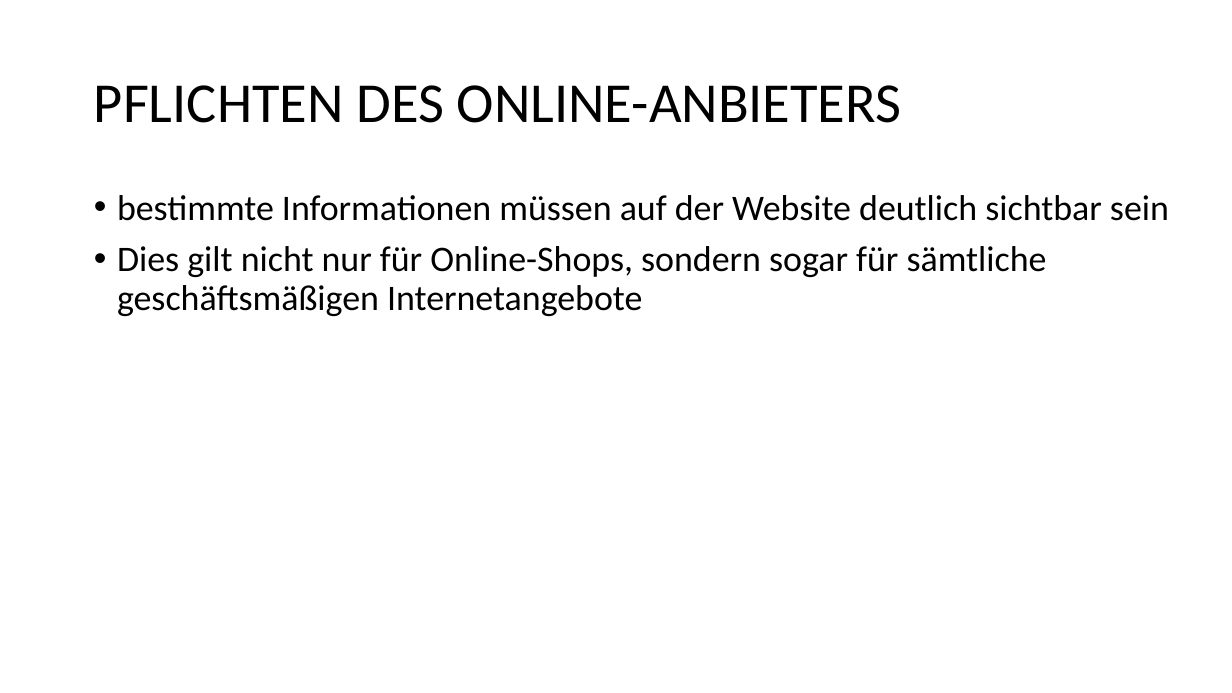
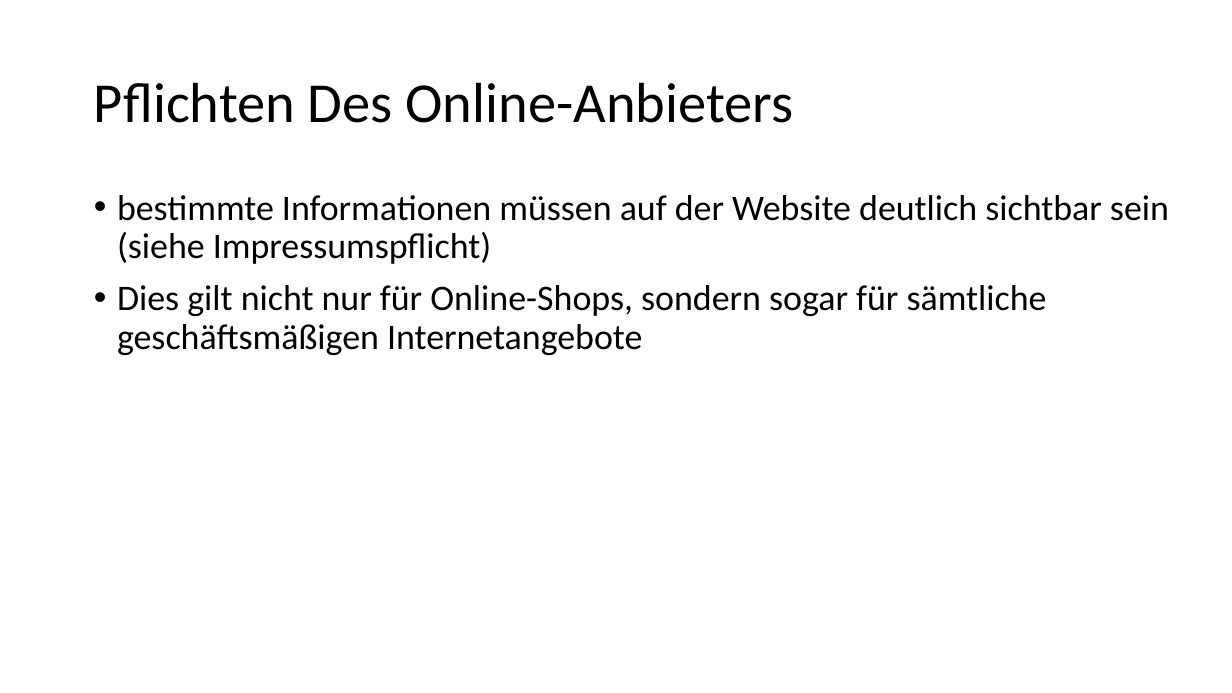
Before and after one commit to BenniGER/homework, a slide deck: slide 8 of e-commerce1.pptx. Drawn at 1232x693 pixels with LibreOffice and Linux fonts; fonts in the diff are those of the drawing. Boxes give left, top, right and bottom in pixels: in the first picture for what was removed or moved away, otherwise in the second. Text is boxed around its words. In the diff, an @@ line names an element or a change of style, - is before the commit and + after.

```diff
--- a/e-commerce1.pptx
+++ b/e-commerce1.pptx
@@ title at (x1=94, y1=82, x2=794, y2=123): text changed @@
-PFLICHTEN DES ONLINE-ANBIETERS
+Pflichten Des Online-Anbieters
@@ text at (x1=117, y1=195, x2=1169, y2=264): text changed @@
-• bestimmte Informationen müssen auf der Website deutlich sichtbar sein
+• bestimmte Informationen müssen auf der Website deutlich sichtbar sein (siehe Impressumspflicht)
```
Also in this commit, not shown: 7 other slides changed.
